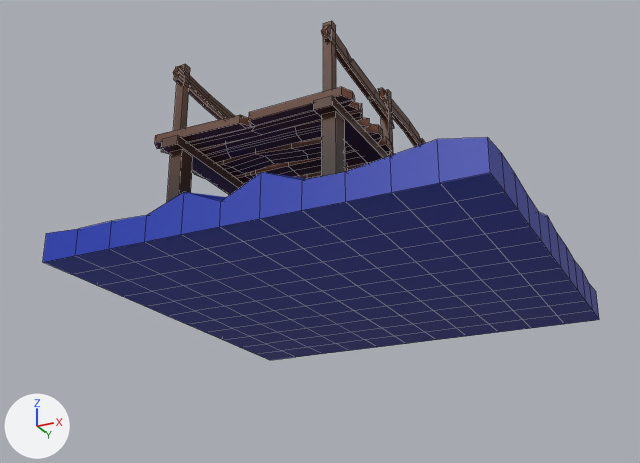
An edit to the FBX model SlidingPuzzle/Assets/Models/BridgeUD.fbx, drawn before and after from the same camera.
Camera for both pictures: a 50 mm camera at (1.71, -3.71, -1.82) aimed at (-0.1, -0.1, -0.2). Lighting does not change. The marker at lower left points along +X, +Y and +Z. Mesh edges are drawn as thin lines. Where no turn or scale is listed for an object, it has been applied to the vertices. Vertices at the same position are counted once.

Names of what the first picture shows: 'BridgeUD'.
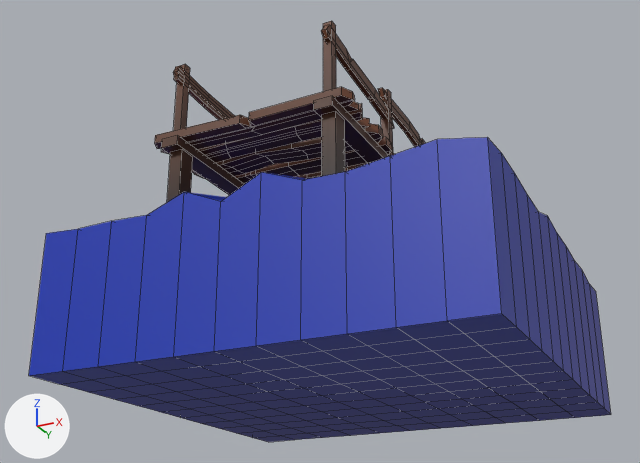
Boxes (x1, y1, x2, y2) around the edits, measured in the pictures (640 x 463 px; the box of a moved part takes in the faces that stretch with it):
'BridgeUD', reshaped (24% taller): before (43, 21, 599, 360); after (29, 21, 611, 442)
part 1 of me_cube_003, moved or reshaped: before (43, 158, 599, 360); after (29, 158, 611, 442)

The change, as a diff of the scene's bpy script:
```diff
--- a/SlidingPuzzle/Assets/Models/BridgeUD.fbx.py
+++ b/SlidingPuzzle/Assets/Models/BridgeUD.fbx.py
@@ me_cube_003 @@
 # used by ob_bridgeud; location = (0.0, 0.0, 0.0)
-me_cube_003.from_pydata(...)  # 1292 vertices, 1226 faces; spans x -1.0..1.0, y -1.0..1.0, z -0.5..0.36
+me_cube_003.from_pydata(...)  # 1294 vertices, 1226 faces; spans x -1.0..1.0, y -1.0..1.0, z -1.0..0.36
+# me_cube_003 part 1
+# 6 vertices are removed from x -1.0..-0.64, y 0.45..1.0, z -0.5
+# 16 faces are deleted
+# 136 vertices in x -1.0..1.0, y -1.0..1.0, z -0.5 move by (0.0, 0.0, -0.5)
+# 8 vertices are added at x -1.0..-0.64, y 0.45..1.0, z -1.0
+# 16 new faces join them
 me_cube_003.materials.append(mat_usable)
```
